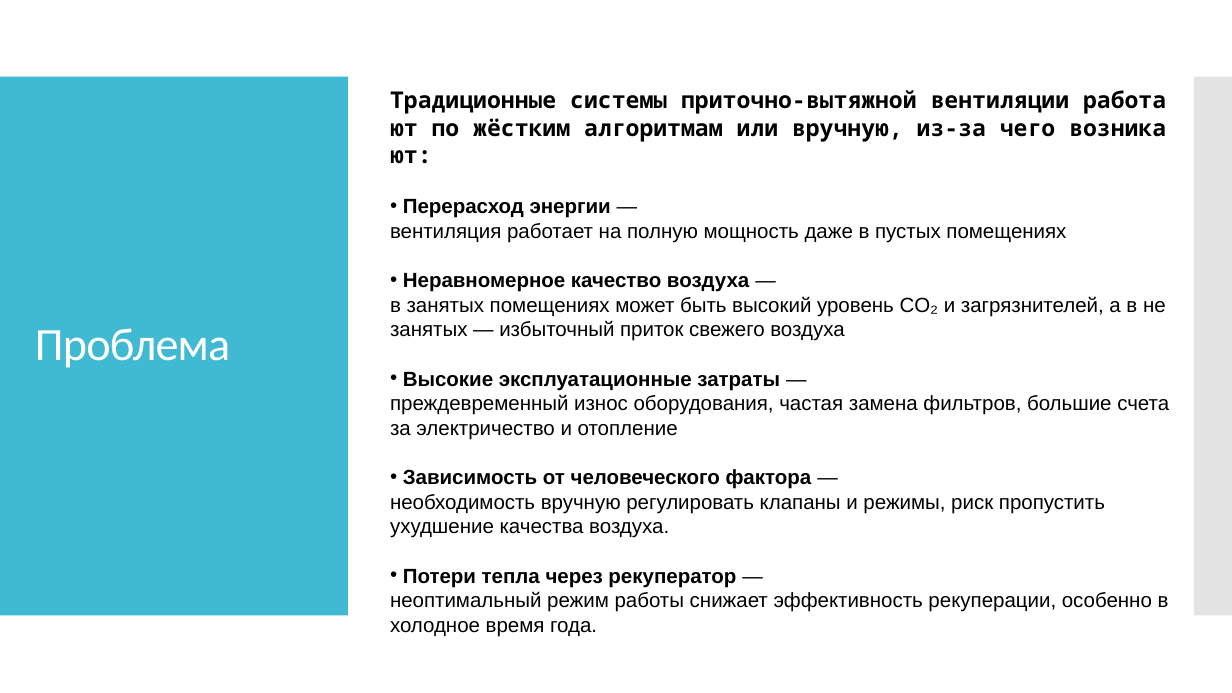
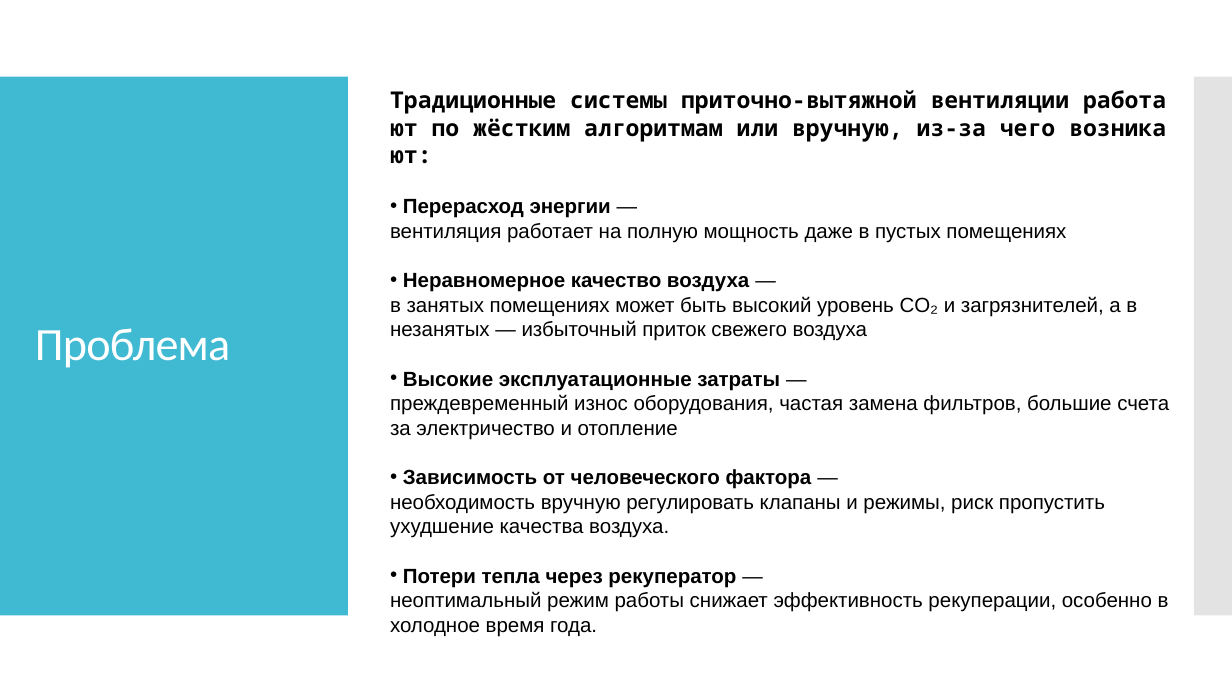
Before and after one commit to IlyyaNeustroev/airQuality, a slide deck: slide 3 of Презентация/АэроМонитор.pptx. Drawn at 1232x693 pixels with LibreOffice and Linux fonts; fonts in the diff are those of the drawing. Boxes give left, top, right and bottom in pixels: in the first picture for what was removed or moved away, otherwise in the second. Text is boxed around its words. In the diff, an @@ line names an element or a change of style, - is before the commit and + after.

```diff
--- a/Презентация/АэроМонитор.pptx
+++ b/Презентация/АэроМонитор.pptx
@@ text at box(390, 273, 1137, 341): text changed @@
-• Неравномерное качество воздуха — в занятых помещениях может быть высокий уровень CO₂ и загрязнителей, а в незанятых — избыточный приток свежего воздуха
+• Неравномерное качество воздуха — в занятых помещениях может быть высокий уровень CO₂ и загрязнителей, а в
+незанятых — избыточный приток свежего воздуха
```
Also in this commit, not shown: 3 other slides changed, 1 other file.
